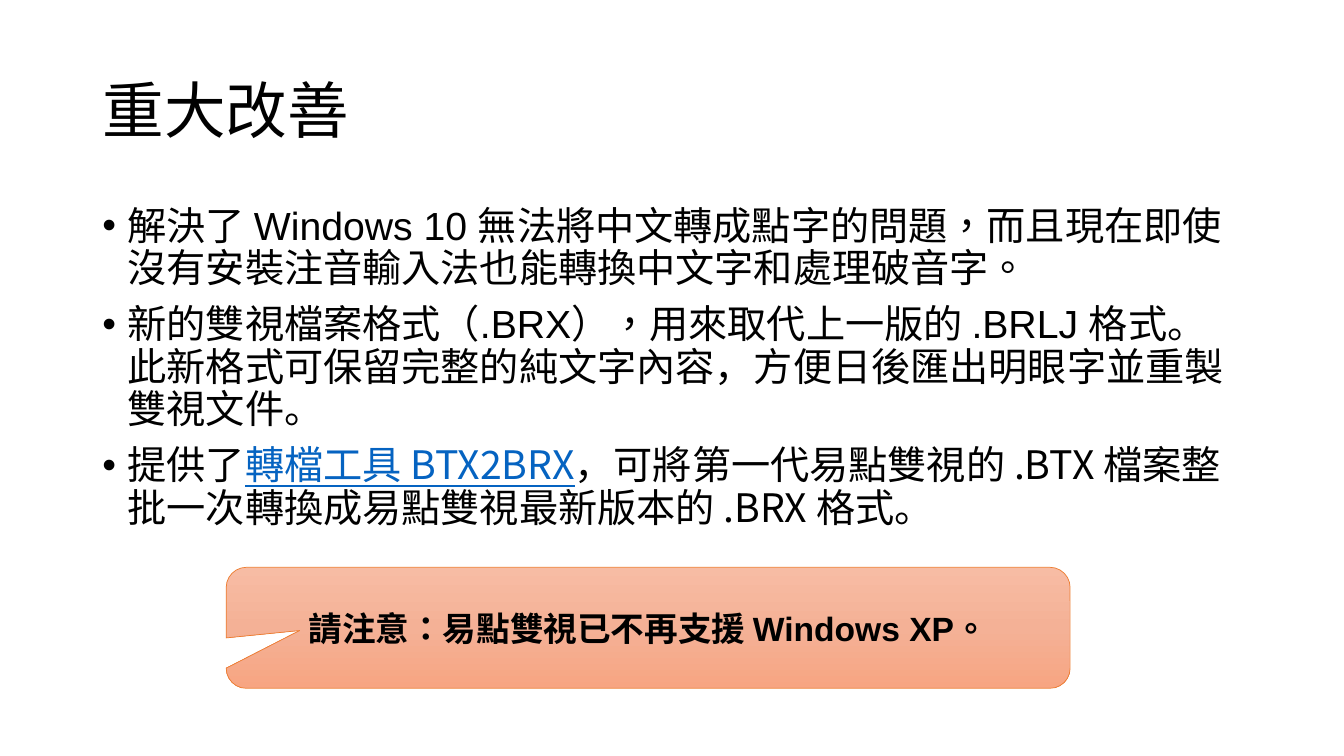
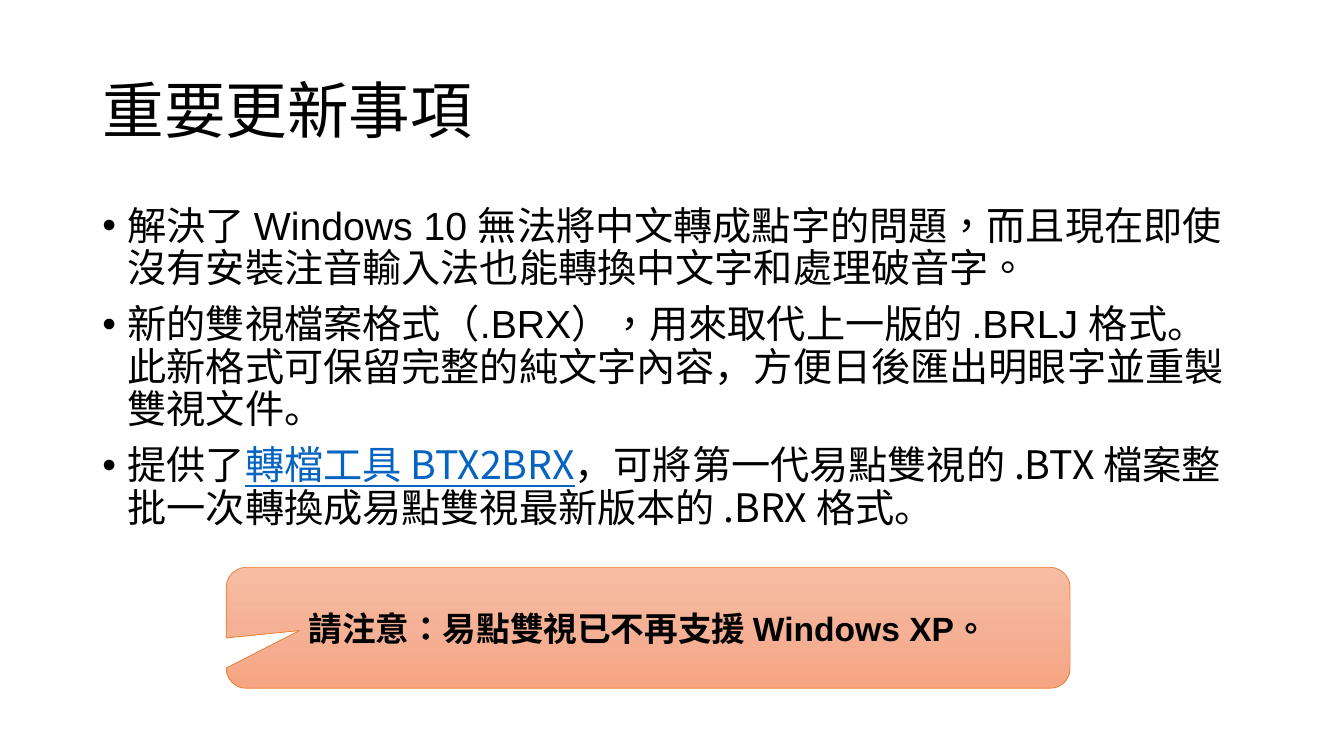
Before and after one commit to braillekit/text-to-braille, a slide deck: slide 3 of Doc/行銷/易點雙視 v3 有哪些新功能與改善.pptx. Drawn at 1344x756 pixels with LibreOffice and Linux fonts; fonts in the diff are those of the drawing. Boxes give left, top, right and bottom in pixels: in the first picture for what was removed or moved away, otherwise in the second. Text is boxed around its words. In the diff, an @@ line names an element or a change of style, - is before the commit and + after.

```diff
--- a/Doc/行銷/易點雙視 v3 有哪些新功能與改善.pptx
+++ b/Doc/行銷/易點雙視 v3 有哪些新功能與改善.pptx
@@ title at (x1=102, y1=81, x2=472, y2=138): text changed @@
-重大改善
+重要更新事項
```
Also in this commit, not shown: 1 other slide changed, 7 other files.
